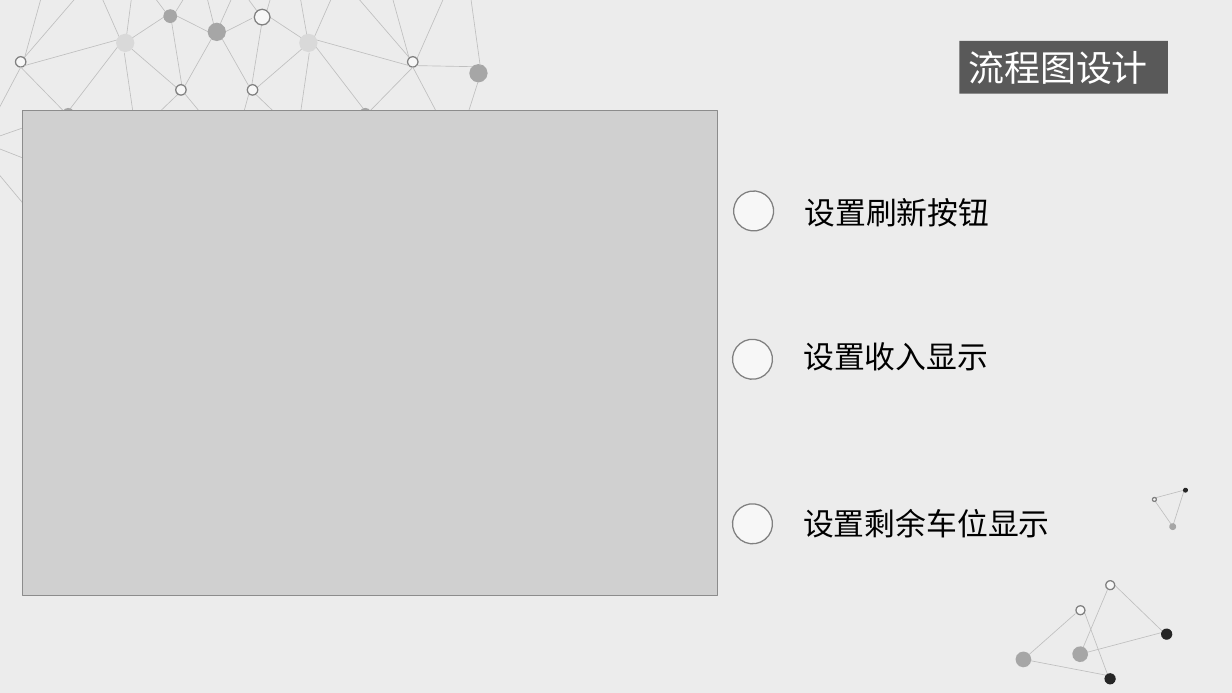
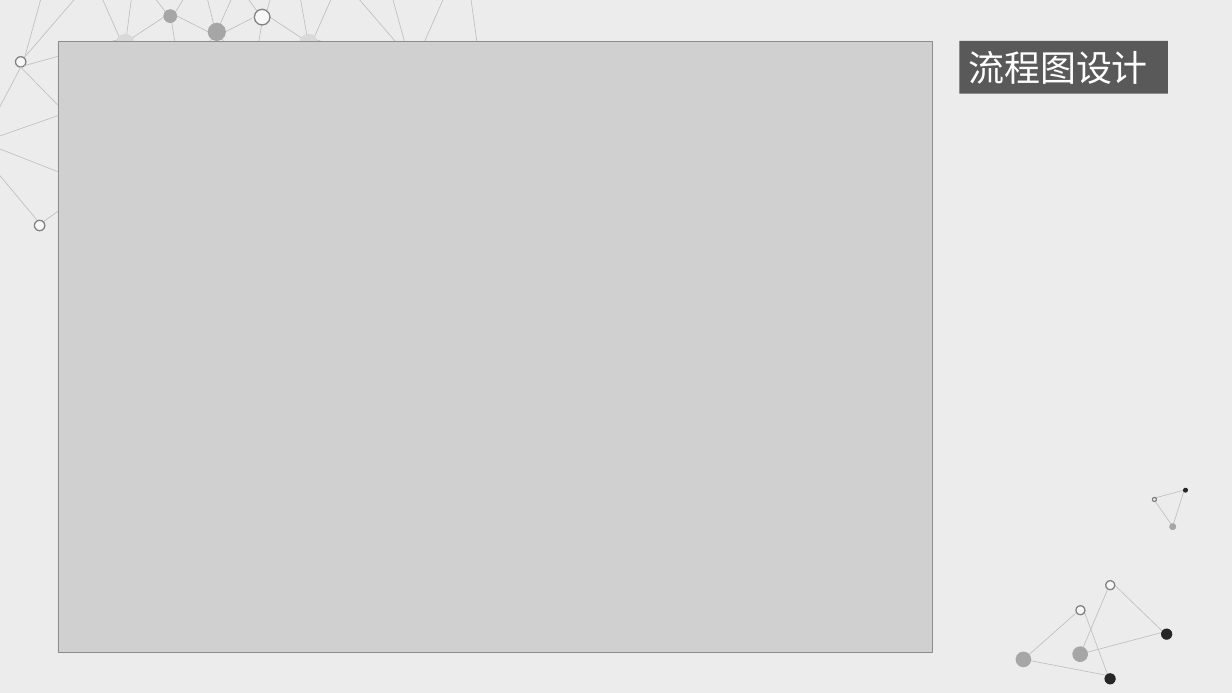
Before and after one commit to ShenQingchuan/Parkinglot-App, a slide deck: slide 10 of Parking Guide.pptx (slide 11 before the commit). Drawn at 1232x693 pixels with LibreOffice and Linux fonts; fonts in the diff are those of the drawing; grey boxes stand for pictures. Boxes give left, top, right and bottom in pixels: in the first picture for what was removed or moved away, otherwise in the second. Text is boxed around its words. In the diff, an @@ line names an element or a change of style, - is before the commit and + after.

```diff
--- a/Parking Guide.pptx
+++ b/Parking Guide.pptx
@@ picture: place and size @@
-picture at [23,111,718,596]
+picture at [58,42,933,653]
@@ line removed from (125, 53) to (136, 129) @@
@@ line removed from (310, 53) to (299, 129) @@
@@ ellipse removed at [408,56,418,67] @@
@@ ellipse removed at [176,85,186,95] @@
@@ line removed from (368, 113) to (413, 67) @@
@@ line removed from (455, 147) to (413, 67) @@
@@ line removed from (417, 66) to (479, 67) @@
@@ line removed from (460, 139) to (483, 67) @@
@@ ellipse removed at [470,64,488,82] @@
@@ ellipse removed at [62,108,75,121] @@
@@ line removed from (185, 93) to (228, 147) @@
@@ line removed from (249, 93) to (237, 139) @@
@@ line removed from (300, 138) to (253, 92) @@
@@ ellipse removed at [360,108,372,121] @@
@@ line moved from (133, 138) - (180, 92) to (93, 186) - (43, 222) @@
@@ ellipse removed at [732,189,776,233] @@
@@ text removed at [804,198,989,227] @@
-设置刷新按钮
@@ ellipse: place and size @@
-ellipse at [248,85,258,95]
+ellipse at [34,220,44,230]
@@ ellipse at [34,220,44,230]: mirrored @@
@@ ellipse removed at [731,337,775,381] @@
@@ text removed at [803,342,988,371] @@
-设置收入显示
@@ ellipse removed at [731,502,775,545] @@
@@ text removed at [803,509,1049,538] @@
-设置剩余车位显示
```
Also in this commit, not shown: 1 other slide changed, 1 slide removed, 5 other files.
